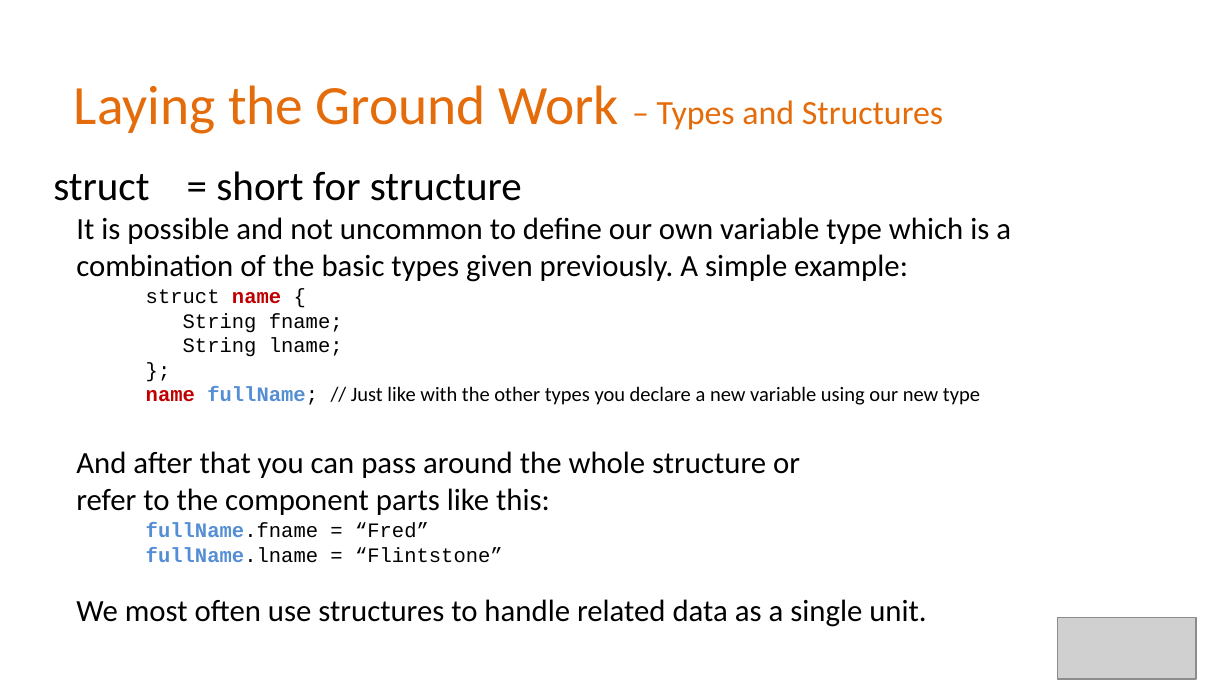
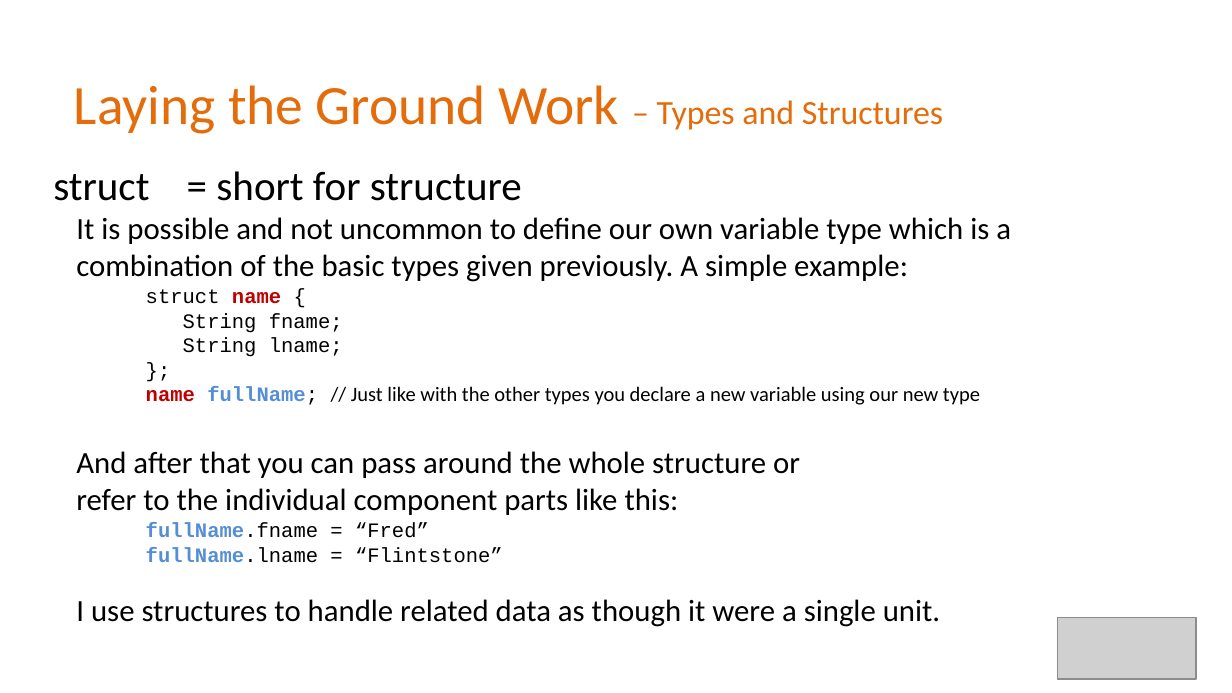
Before and after one commit to Alan-Lomax/MERG-SIG-Presentations, a slide deck: slide 4 of Part 4 - Introduction to Class Programming.pptx. Drawn at 1232x693 pixels with LibreOffice and Linux fonts; fonts in the diff are those of the drawing; grey boxes stand for pictures; background and template pictures are left out. Boxes give left, top, right and bottom in pixels: in the first picture for what was removed or moved away, otherwise in the second. Text is boxed around its words. In the diff, an @@ line names an element or a change of style, - is before the commit and + after.

```diff
--- a/Part 4 - Introduction to Class Programming.pptx
+++ b/Part 4 - Introduction to Class Programming.pptx
@@ text at (x1=76, y1=488, x2=679, y2=515): text changed @@
-  refer to the component parts like this:
+  refer to the individual component parts like this:
@@ text at (x1=76, y1=599, x2=940, y2=627): text changed @@
-  We most often use structures to handle related data as a single unit.
+  I use structures to handle related data as though it were a single unit.
```
Also in this commit, not shown: 10 other slides changed, 5 slides added.
